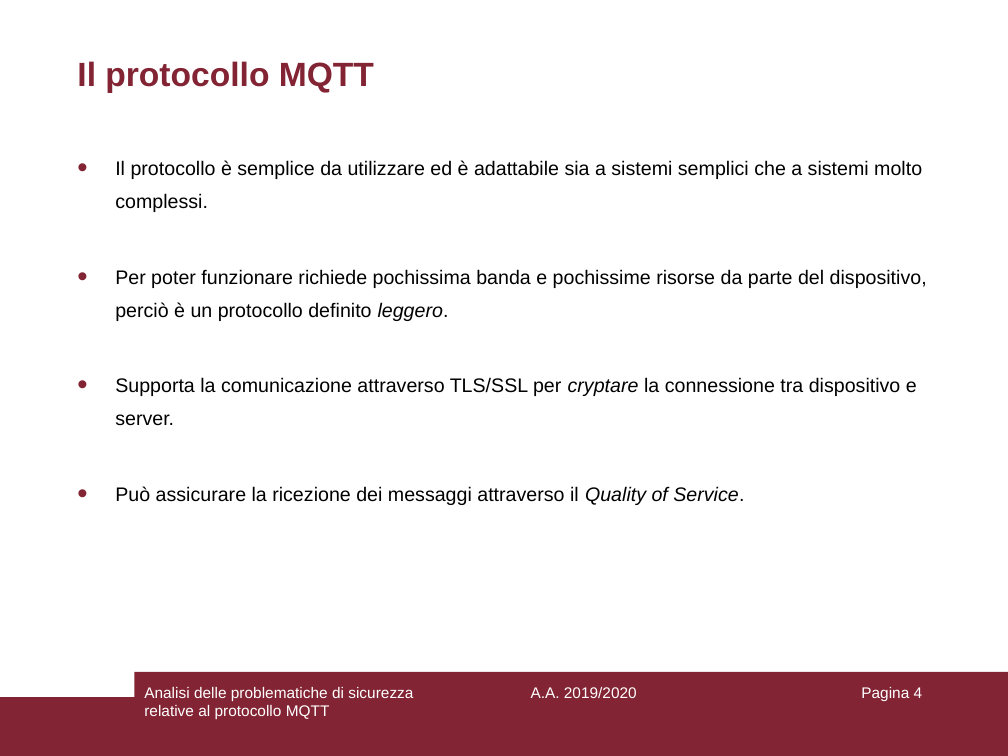
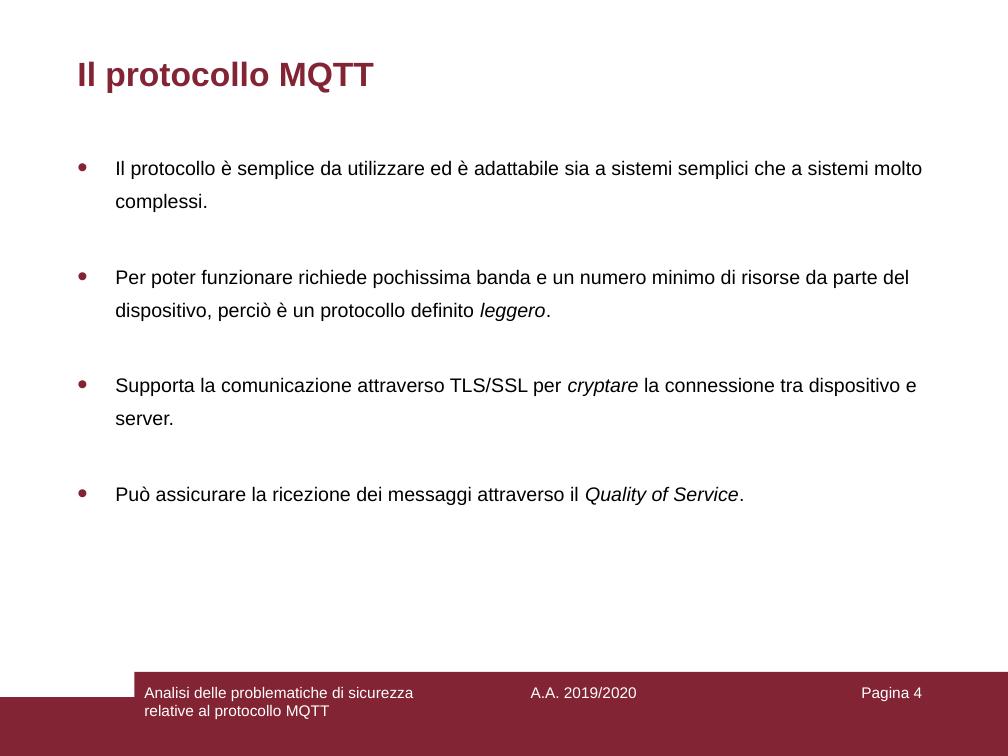
Before and after one commit to aedoardo/bachelor-degree-thesis, a slide deck: slide 4 of slides/Presentazione.ppt. Drawn at 1008x756 pixels with LibreOffice and Linux fonts; fonts in the diff are those of the drawing. Boxes give left, top, right and bottom in pixels: in the first picture for what was removed or moved away, otherwise in the second. Text is boxed around its words. In the diff, an @@ line names an element or a change of style, - is before the commit and + after.

```diff
--- a/slides/Presentazione.ppt
+++ b/slides/Presentazione.ppt
@@ text at (115,269,909,321): text changed @@
-• Per poter funzionare richiede pochissima banda e pochissime risorse da parte del dispositivo, perciò è un protocollo definito leggero.
+• Per poter funzionare richiede pochissima banda e un numero minimo di risorse da parte del dispositivo, perciò è un protocollo definito leggero.
```
Also in this commit, not shown: 7 other slides changed, 1 other file.
